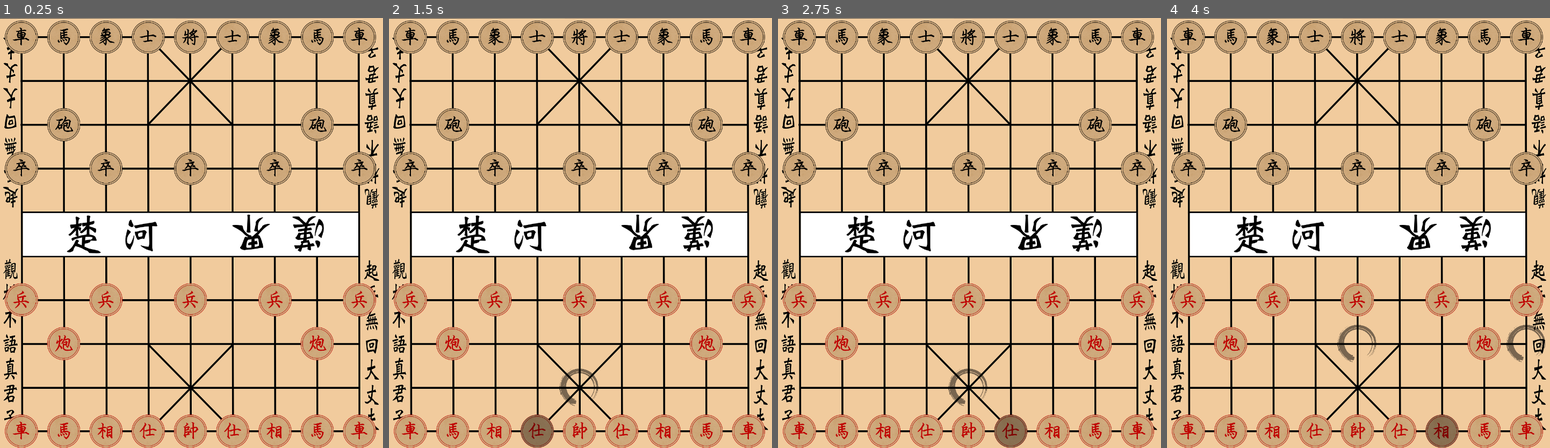
Above: before the commit, frames 1-4 (left to right).
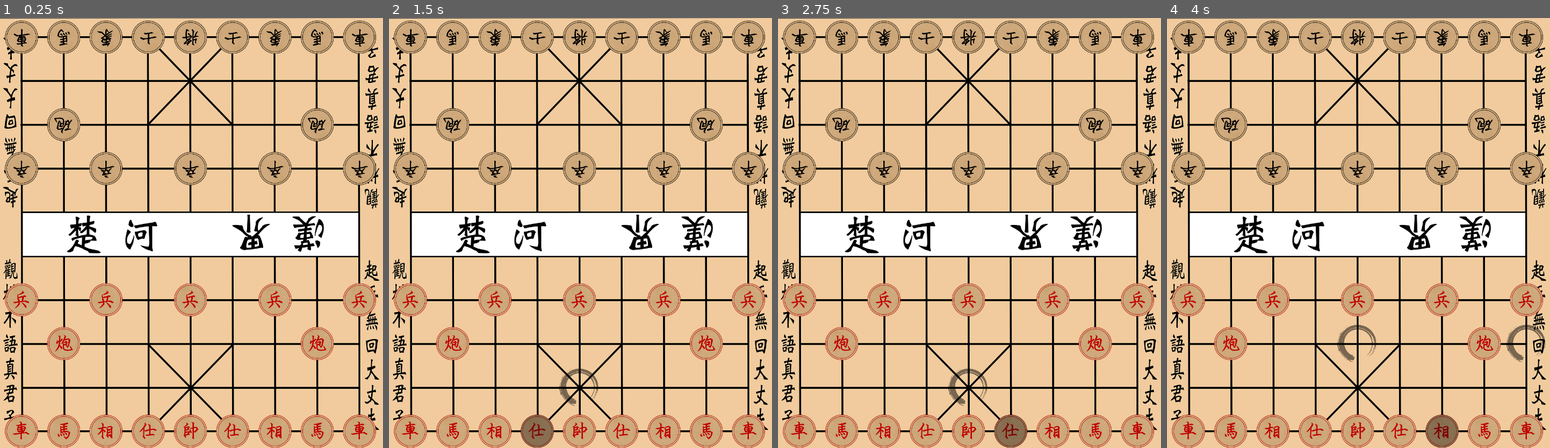
Above: after the commit, the same moments.

Repository: zzhouj/chinese-chess
Game: Godot game, scene res://scenes/checker_board.tscn
Same seed, same stepped clock (60 frames per second), same inputs: the game is played once before the commit and once after it.
Inputs (mouse positions are in pixels of both pictures, inside the frame that each line leads up to):
- Up to frame 1 (0.25 s): no input
- Up to frame 2 (1.5 s): tap Enter at 0.5 s; move the mouse to (580, 430) at 0.52 s; click (580, 430) at 0.67 s; tap Space at 1.25 s; move the mouse to (538, 430) at 1.27 s; click (538, 430) at 1.42 s
- Up to frame 3 (2.75 s): tap Enter at 2 s; move the mouse to (1011, 430) at 2.02 s; click (1011, 430) at 2.17 s
- Up to frame 4 (4 s): tap Space at 2.75 s; move the mouse to (1274, 430) at 2.77 s; click (1274, 430) at 2.92 s; tap Enter at 3.5 s; move the mouse to (1442, 430) at 3.52 s; click (1442, 430) at 3.67 s

The runs differ from the first frame. In frame 1, 1.7% of the frame differs, in the area x 1-99%, y 0-39%; in frame 2, 1.7%; in frame 3, 1.7%; in frame 4, 1.7%.

Commit message:
start game

Diff:
--- a/scripts/checker_board.gd
+++ b/scripts/checker_board.gd
@@ -10,7 +10,7 @@
 const COL_WIDTH := (BOARD_SE.x - BOARD_NW.x) / (BOARD_COLS - 1)
 const ROW_HEIGHT := (BOARD_SE.y - BOARD_NW.y) / (BOARD_ROWS - 1)
 
-const RED_INIT_SYMBOLS: Array[String] = [
+const RED_SYMBOLS: Array[String] = [
 	"Ke0",
 	"Ad0", "Af0",
 	"Ec0", "Eg0",
@@ -20,7 +20,7 @@
 	"Pa3", "Pc3", "Pe3", "Pg3", "Pi3",
 ]
 
-const BLACK_INIT_SYMBOLS: Array[String] = [
+const BLACK_SYMBOLS: Array[String] = [
 	"Ke9",
 	"Ad9", "Af9",
 	"Ec9", "Eg9",
@@ -36,22 +36,36 @@
 var game_histories: Array[String] = []
 
 func _init() -> void:
-	for i:int in BOARD_COLS:
+	for i: int in BOARD_COLS:
 		var row := []
-		for j:int in BOARD_ROWS:
+		for j: int in BOARD_ROWS:
 			row.append(null)
 		board.append(row)
 
 func _ready() -> void:
-	for symbol:String in RED_INIT_SYMBOLS:
+	new_game()
+
+func new_game() -> void:
+	load_game(RED_SYMBOLS, BLACK_SYMBOLS, Piece.COLOR.RED, [])
+
+func load_game(red_pieces: Array[String], black_piece: Array[String], \
+	current_round: Piece.COLOR, game_histories: Array[String]) -> void:
+	get_tree().call_group("piece", "queue_free")
+	get_tree().call_group("candidate", "queue_free")
+
+	for i: int in BOARD_COLS:
+		for j: int in BOARD_ROWS:
+			board[i][j] = null
+
+	for symbol:String in red_pieces:
 		var piece: Piece = PieceFactory.build(Piece.COLOR.RED, symbol)
 		add_piece(piece)
-
-	for symbol:String in BLACK_INIT_SYMBOLS:
+	for symbol:String in black_piece:
 		var piece: Piece = PieceFactory.build(Piece.COLOR.BLACK, symbol)
 		add_piece(piece)
 
 	set_current_round(current_round)
+	self.game_histories = game_histories
 
 func add_piece(piece: Piece) -> void:
 	var coordinate: Vector2i = piece.coordinate
@@ -66,14 +80,14 @@
 func add_candidate(candidate: Candidate) -> void:
 	var coordinate: Vector2i = candidate.coordinate
 	if coordinate.x >= 0 and coordinate.x < BOARD_COLS and \
-	coordinate.y >= 0 and coordinate.y < BOARD_ROWS:
+		coordinate.y >= 0 and coordinate.y < BOARD_ROWS:
 		candidate.position = get_position_from_coordinate(coordinate)
 		candidate.clicked.connect(_on_candidate_clicked)
 		add_child(candidate)
 
 func get_position_from_coordinate(coordinate: Vector2i) -> Vector2:
 	return BOARD_NW + Vector2(coordinate.x * COL_WIDTH, \
-	(BOARD_ROWS - 1 - coordinate.y) * ROW_HEIGHT)
+		(BOARD_ROWS - 1 - coordinate.y) * ROW_HEIGHT)
 
 func next_round() -> void:
 	clear_candidates()
--- a/scripts/piece_factory.gd
+++ b/scripts/piece_factory.gd
@@ -56,6 +56,7 @@
 	else:
 		piece.region_rect = BLACK_REGION_RECTS[s]
 		piece.add_to_group("black")
+		piece.rotation_degrees = 180.0
 	var x := symbol.unicode_at(1) - "a".unicode_at(0)
 	var y := symbol.unicode_at(2) - "0".unicode_at(0)
 	piece.coordinate = Vector2i(x, y)
